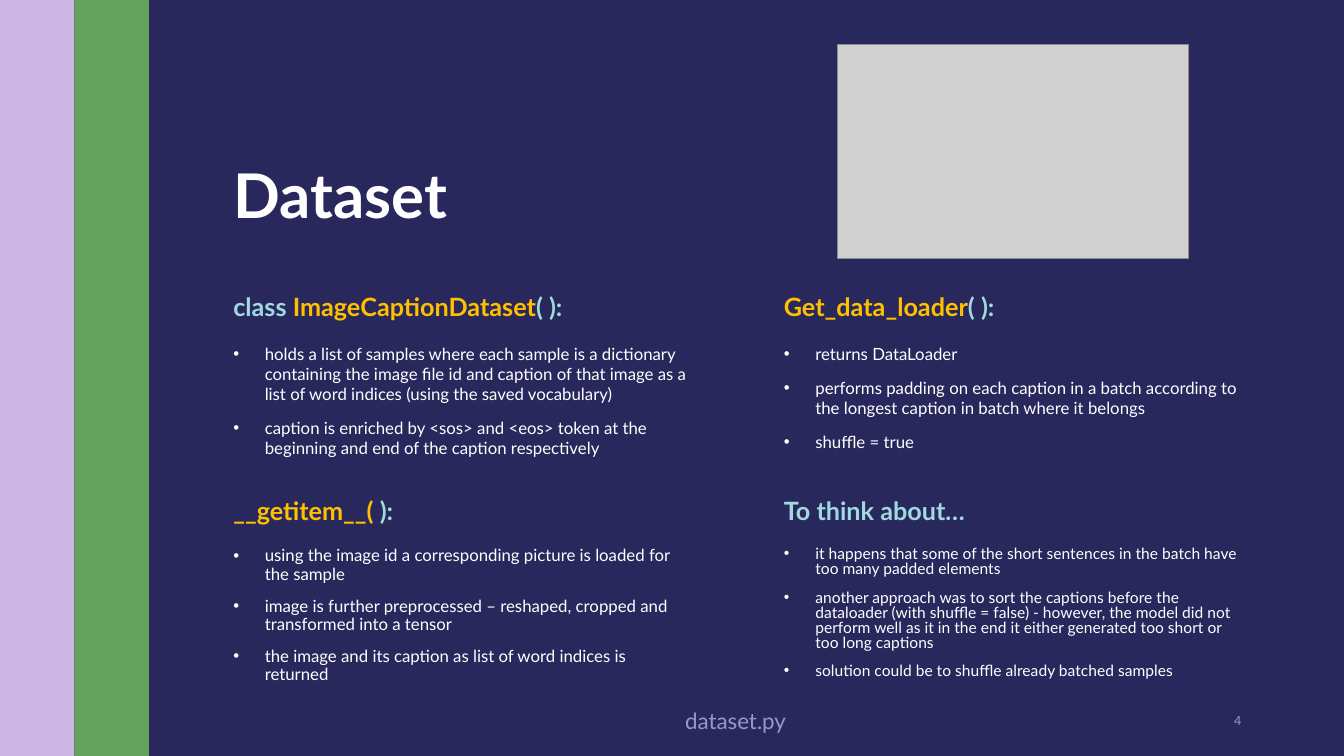
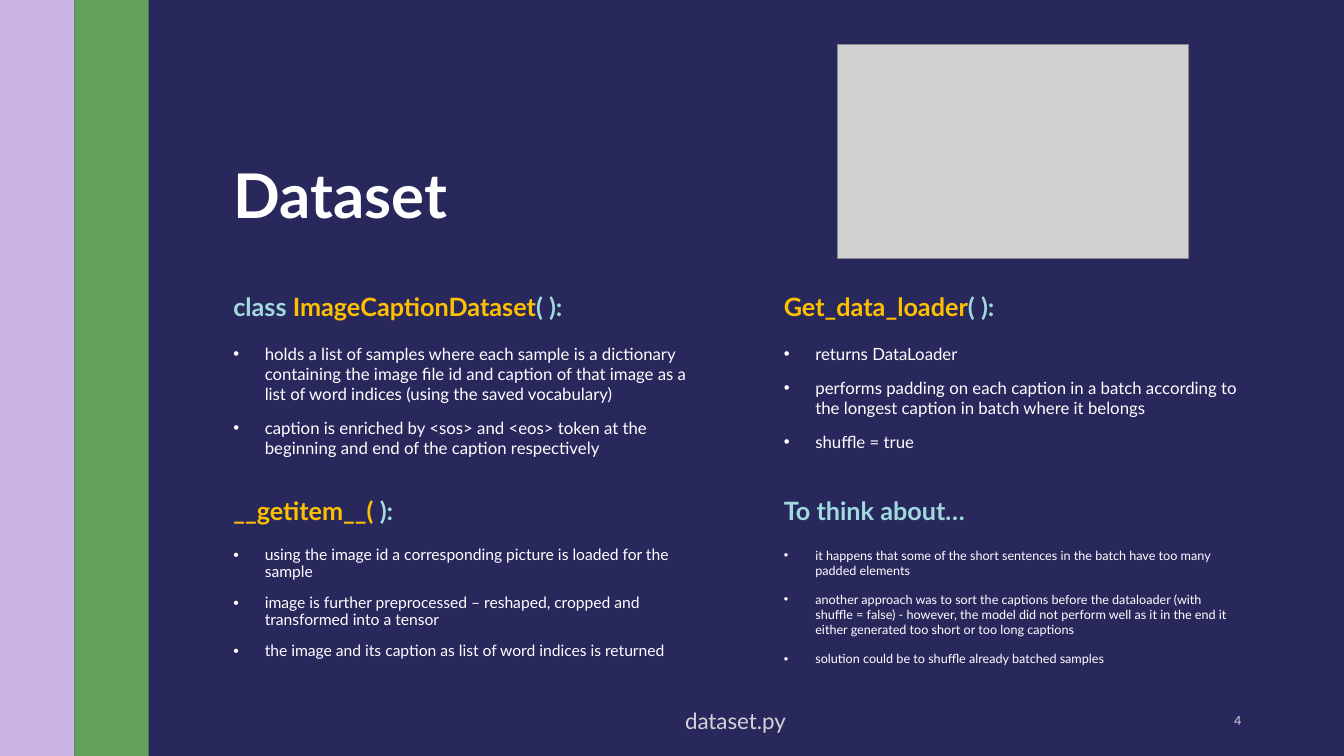
Before and after one commit to sasivatsal7122/DL-Image-Caption-Generator, a slide deck: slide 4 of ImageCaption.pptx. Drawn at 1344x756 pixels with LibreOffice and Linux fonts; fonts in the diff are those of the drawing; grey boxes stand for pictures. Boxes give left, top, right and bottom in pixels: in the first picture for what was removed or moved away, otherwise in the second. Text is boxed around its words. In the diff, an @@ line names an element or a change of style, - is before the commit and + after.

```diff
--- a/ImageCaption.pptx
+++ b/ImageCaption.pptx
@@ text "using the image id a ..." at (x1=265, y1=548, x2=669, y2=659): size 12 to 11.2 pt @@
@@ text "it happens that some of ..." at (x1=815, y1=550, x2=1227, y2=665): size 11.1 to 9 pt; line spacing 0.8 to 1 @@
@@ text "dataset.py" at (x1=685, y1=712, x2=786, y2=733): text colour #9796D2 to #D2D2D7 @@
@@ page number at (x1=1234, y1=716, x2=1241, y2=725): text colour #9796D2 to #D2D2D7 @@
```
Also in this commit, not shown: 10 other slides changed.
